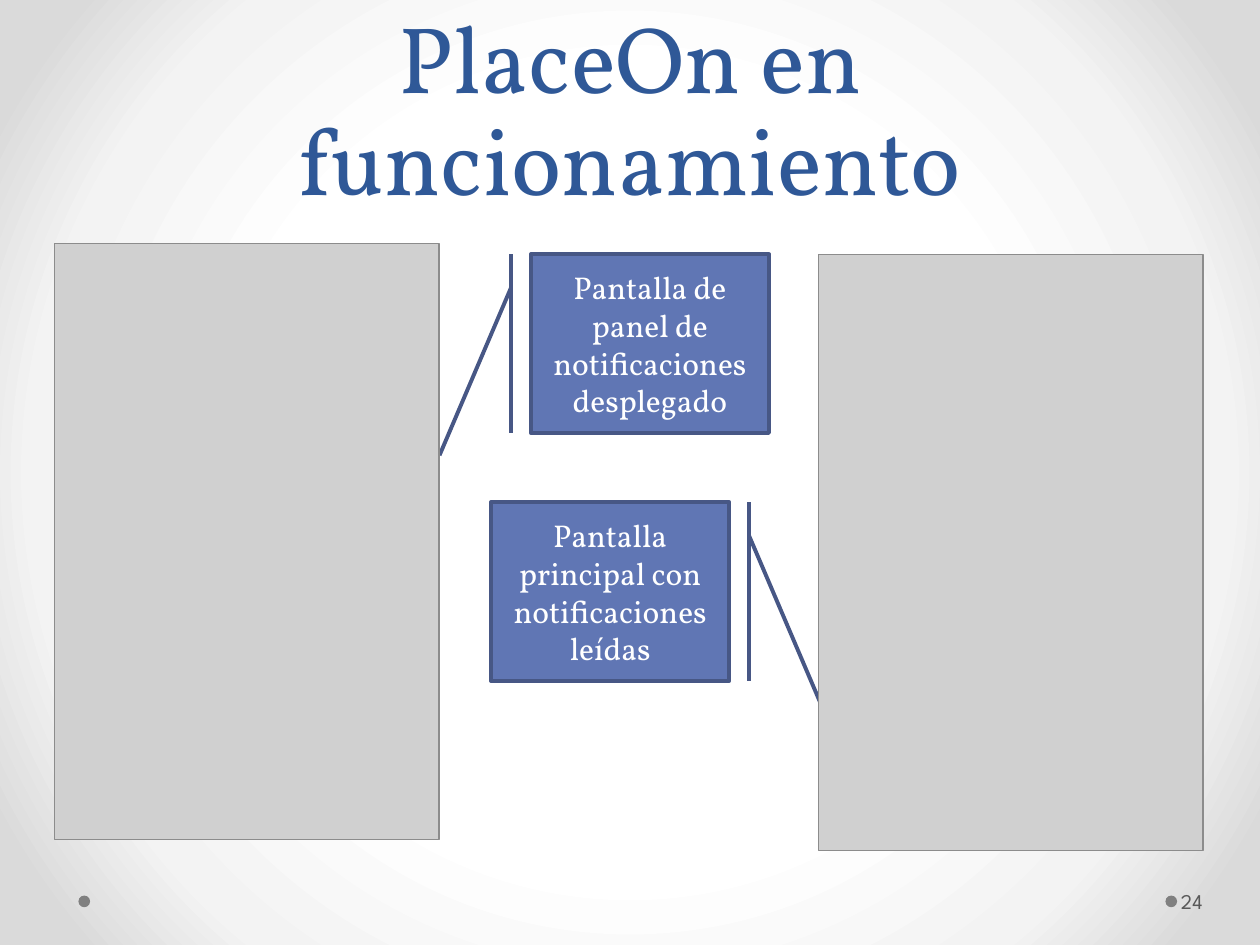
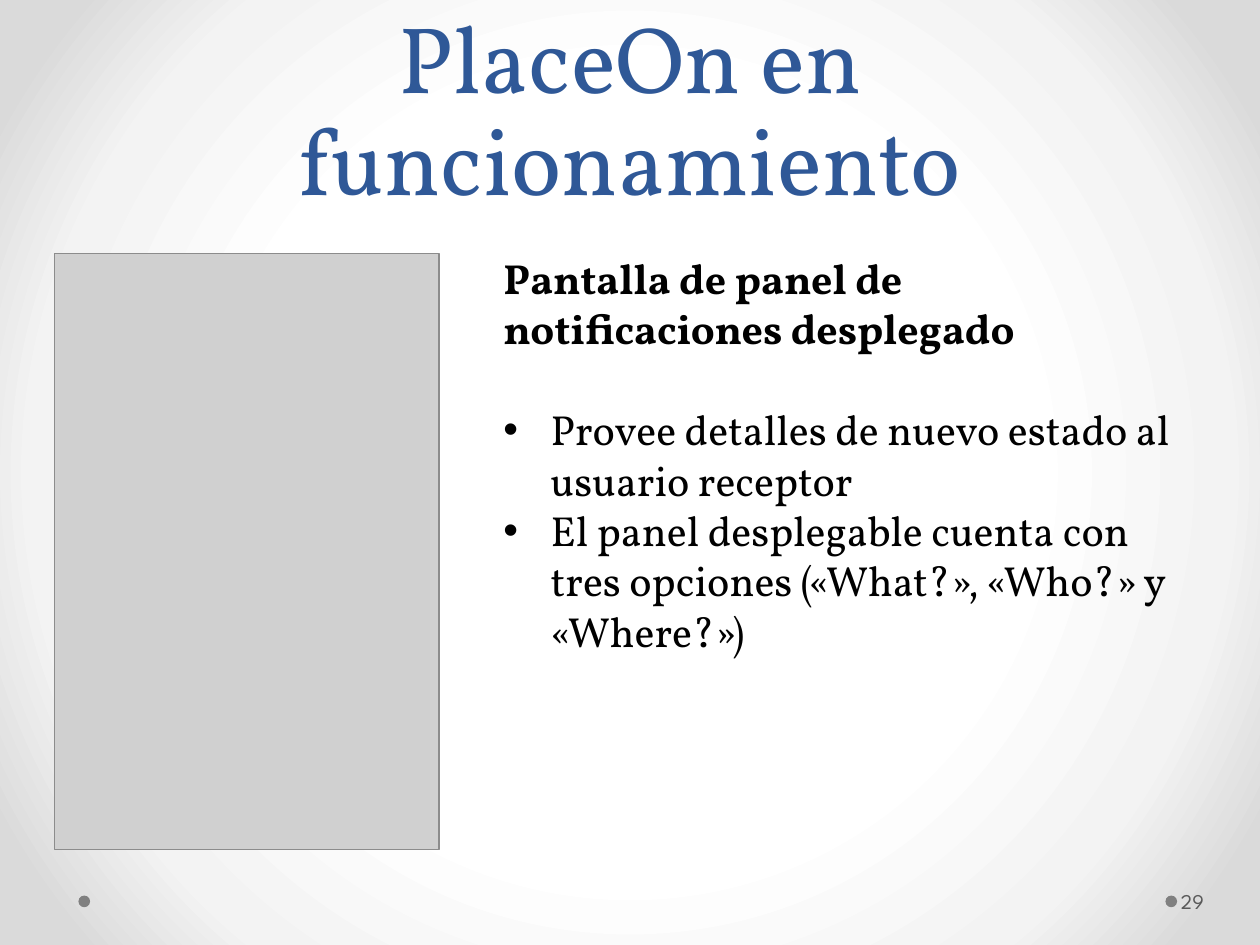
Before and after one commit to ygd182/placeon, a slide deck: slide 29 of Informes/PlaceOn.pptx (slide 24 before the commit). Drawn at 1260x945 pixels with LibreOffice and Linux fonts; fonts in the diff are those of the drawing; grey boxes stand for pictures. Boxes give left, top, right and bottom in pixels: in the first picture for what was removed or moved away, otherwise in the second. Text is boxed around its words. In the diff, an @@ line names an element or a change of style, - is before the commit and + after.

```diff
--- a/Informes/PlaceOn.pptx
+++ b/Informes/PlaceOn.pptx
@@ picture: place and size @@
-picture at (54, 243, 438, 839)
+picture at (54, 253, 438, 849)
@@ text added at (503, 264, 1169, 659), 24 pt, text #000000 @@
+Pantalla de panel de notificaciones desplegado
+• Provee detalles de nuevo estado al usuario receptor
+• El panel desplegable cuenta con tres opciones («What?», «Who?» y «Where?»)
@@ accent border callout removed at (530, 255, 769, 433) @@
-Pantalla de panel de notificaciones desplegado
@@ picture removed at (819, 255, 1203, 850) @@
@@ accent border callout removed at (491, 503, 730, 682) @@
-Pantalla principal con notificaciones leídas
@@ page number at (1181, 895, 1204, 909): text changed @@
-24
+29
```
Also in this commit, not shown: 8 other slides changed, 7 slides added.
